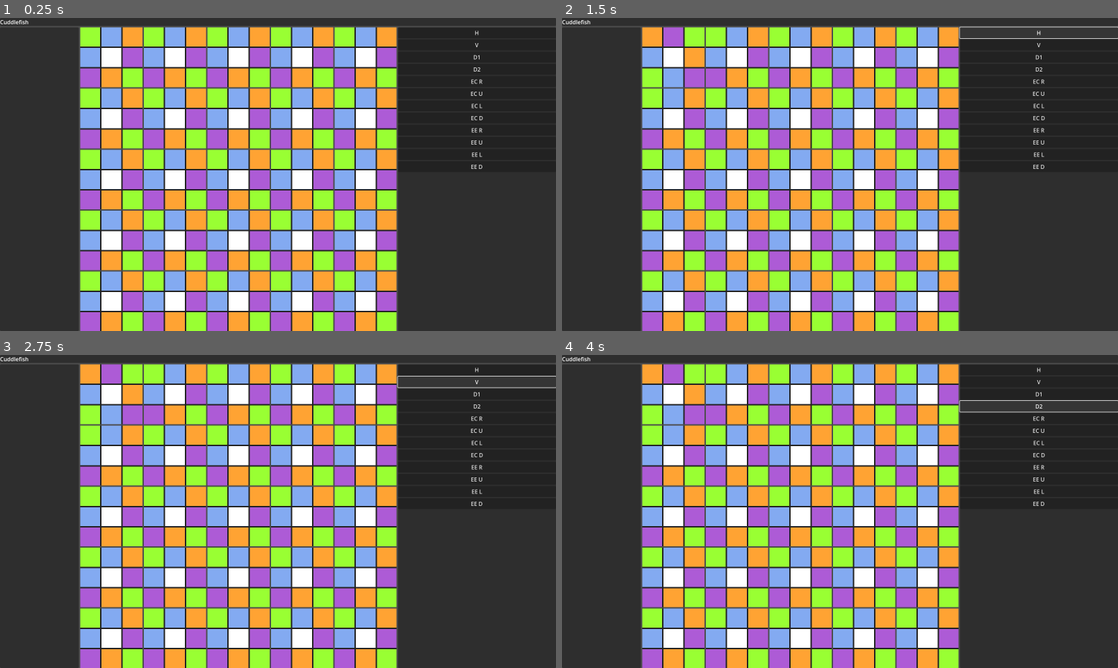
Above: before the commit, frames 1-4 (two rows, left to right).
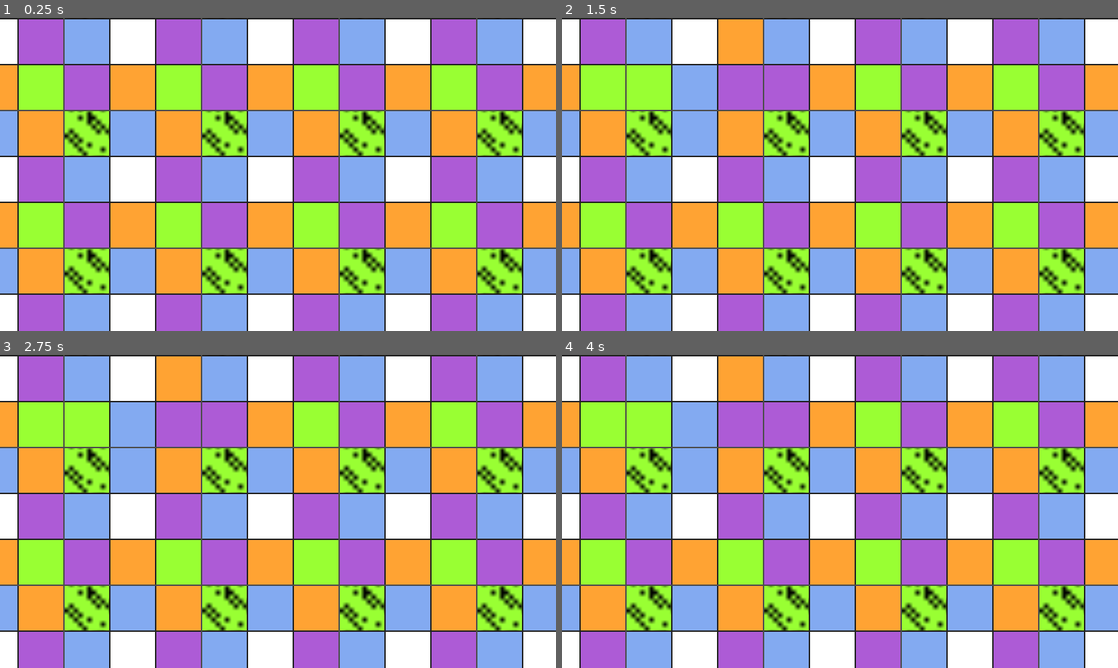
Above: after the commit, the same moments.

Repository: dtersegno/cuddlefish
Game: Godot game, scene res://CuddlefishGame.tscn
The game is run twice, just before and just after one commit, with the same random seed, the same clock (stepped at 60 frames per second) and the same inputs. The project has no main scene, so this scene is started directly.
Inputs (mouse positions are in pixels of both pictures, inside the frame that each line leads up to):
- Up to frame 1 (0.25 s): no input
- Up to frame 2 (1.5 s): click (673, 58) at 0.52 s; click (1040, 33) at 1.25 s, where only the run before the commit has a clickable "H"
- Up to frame 3 (2.75 s): click (478, 383) at 2 s, where only the run before the commit has a clickable "V"
- Up to frame 4 (4 s): click (1040, 392) at 2.75 s, where only the run before the commit has a clickable "D1"; click (1040, 405) at 3.5 s, where only the run before the commit has a clickable "D2"

The runs differ from the first frame. In frame 1, 89% of the frame differs, in the area x 0-100%, y 0-100%; in frame 2, 89%; in frame 3, 89%; in frame 4, 89%.

Commit message:
pipes and such

Diff:
--- a/cuddlefish-gd/cuddler.gd
+++ b/cuddlefish-gd/cuddler.gd
@@ -16,6 +16,8 @@
 
 @onready var spin_sound = $Sound/Spin
 signal spinning
+
+var cuddler_scene = preload("res://cuddler.tscn")
 
 #var bw_colors =  [
 	#Color(0,0,0),
@@ -93,6 +95,10 @@
 			#change the list of colors
 			cuddle_colors[index] = Color(color_name)
 			#change the actual square color
+			#print('edge blocks:')
+			#print(edge_blocks)
+			#print('cuddle colors:')
+			#print(cuddle_colors)
 			edge_blocks[index].color = cuddle_colors[index]
 	lighten_block_colors()
 	return null
@@ -108,10 +114,13 @@
 	return null
 
 func rotate_90():
-	var visual_square = self.duplicate()
-	visual_square.cuddle_colors = self.cuddle_colors
-	visual_square.color_to_index = self.color_to_index
+	var visual_square = cuddler_scene.instantiate()
+	#visual_square.set_script('res://cuddler.gd')
+
 	visual_square.initialize()
+	visual_square.cuddle_colors = self.cuddle_colors.duplicate()
+	visual_square.color_to_index = self.color_to_index.duplicate()
+	visual_square.edge_blocks = self.edge_blocks.duplicate()
 	visual_square.disable_button()
 	visual_square.update_colors()
 
--- a/cuddlefish-gd/cuddler.tscn
+++ b/cuddlefish-gd/cuddler.tscn
@@ -1,7 +1,8 @@
-[gd_scene load_steps=3 format=3 uid="uid://ddml7s4viwma8"]
+[gd_scene load_steps=4 format=3 uid="uid://ddml7s4viwma8"]
 
 [ext_resource type="Script" path="res://cuddler.gd" id="1_6yg76"]
 [ext_resource type="AudioStream" uid="uid://dl08rvey0ptbq" path="res://sounds/bonk.mp3" id="2_b7eth"]
+[ext_resource type="Texture2D" uid="uid://oy0j7qxjxwdu" path="res://sprites/pipes.png" id="3_b6jh8"]
 
 [node name="Cuddler" type="PanelContainer"]
 size_flags_horizontal = 3
@@ -15,25 +16,44 @@
 stream = ExtResource("2_b7eth")
 
 [node name="GridContainer" type="GridContainer" parent="."]
+custom_minimum_size = Vector2(64, 64)
 layout_mode = 2
 columns = 3
 
 [node name="UL" type="ColorRect" parent="GridContainer"]
+custom_minimum_size = Vector2(128, 128)
 layout_mode = 2
 size_flags_horizontal = 3
 size_flags_vertical = 3
 
+[node name="Sprite2D" type="Sprite2D" parent="GridContainer/UL"]
+visible = false
+texture = ExtResource("3_b6jh8")
+centered = false
+
+[node name="Sprite2D2" type="Sprite2D" parent="GridContainer/UL"]
+modulate = Color(0, 0, 0, 1)
+scale = Vector2(13, 13)
+texture = ExtResource("3_b6jh8")
+centered = false
+hframes = 6
+vframes = 6
+frame = 6
+
 [node name="U" type="ColorRect" parent="GridContainer"]
+custom_minimum_size = Vector2(128, 128)
 layout_mode = 2
 size_flags_horizontal = 3
 size_flags_vertical = 3
 
 [node name="UR" type="ColorRect" parent="GridContainer"]
+custom_minimum_size = Vector2(128, 128)
 layout_mode = 2
 size_flags_horizontal = 3
 size_flags_vertical = 3
 
 [node name="L" type="ColorRect" parent="GridContainer"]
+custom_minimum_size = Vector2(128, 128)
 layout_mode = 2
 size_flags_horizontal = 3
 size_flags_vertical = 3
@@ -49,6 +69,7 @@
 size_flags_vertical = 3
 
 [node name="DL" type="ColorRect" parent="GridContainer"]
+custom_minimum_size = Vector2(128, 128)
 layout_mode = 2
 size_flags_horizontal = 3
 size_flags_vertical = 3
--- a/cuddlefish-gd/grid.gd
+++ b/cuddlefish-gd/grid.gd
@@ -34,14 +34,14 @@
 					cuddlerB.flash_square(
 						comparisons[comparison][1]
 					)
-					print(
-						'Cuddler '
-						+ str(cuddlerAindex)
-						+ ' '
-						+ comparison
-						+ ' Cuddler '
-						+ str(cuddlerBindex)
-					)
+					#print(
+						#'Cuddler '
+						#+ str(cuddlerAindex)
+						#+ ' '
+						#+ comparison
+						#+ ' Cuddler '
+						#+ str(cuddlerBindex)
+					#)
 
 func create_cuddlefish(number_to_create:int):
 	for new_cuddler_counter in range(number_to_create):
@@ -197,8 +197,15 @@
 
 func cuddle_compare(cuddler1, cuddler2, comparison):
 	var square_indices = comparisons[comparison]
-	var color1 = cuddler1.edge_blocks[square_indices[0]].color
-	var color2 = cuddler2.edge_blocks[square_indices[1]].color
+
+	#compare the actual assigned color
+	#var color1 = cuddler1.edge_blocks[square_indices[0]].color
+	#var color2 = cuddler2.edge_blocks[square_indices[1]].color
+
+	#compare the record of the color
+	var color1 = cuddler1.cuddle_colors[square_indices[0]]
+	var color2 = cuddler2.cuddle_colors[square_indices[1]]
+
 	return color1 == color2
 
 func compare_all_cuddlers():
Binary file added: cuddlefish-gd/sprites/pipes.png
Not shown, added: cuddlefish-gd/sprites/pipes.png.import
